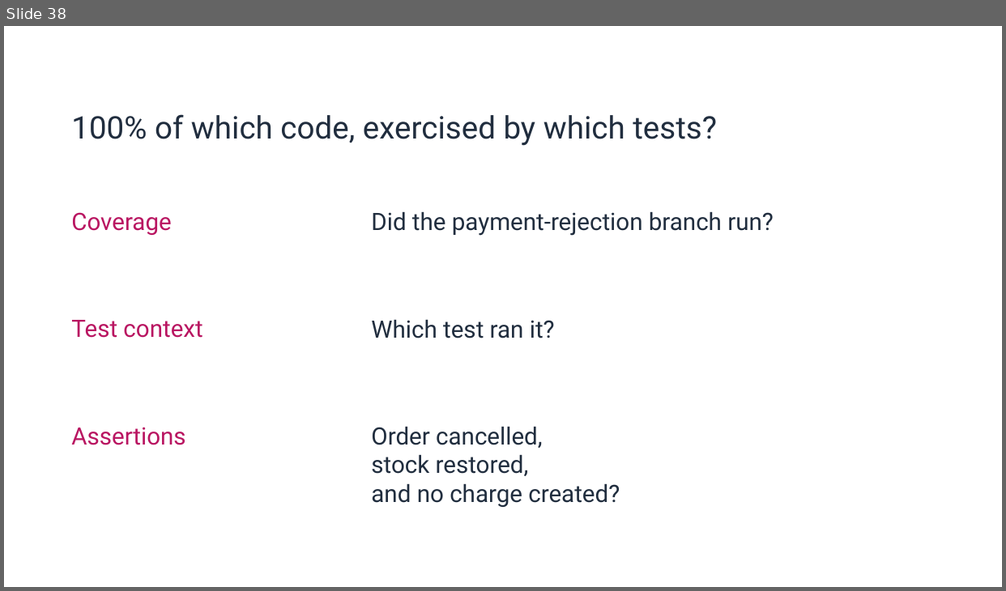
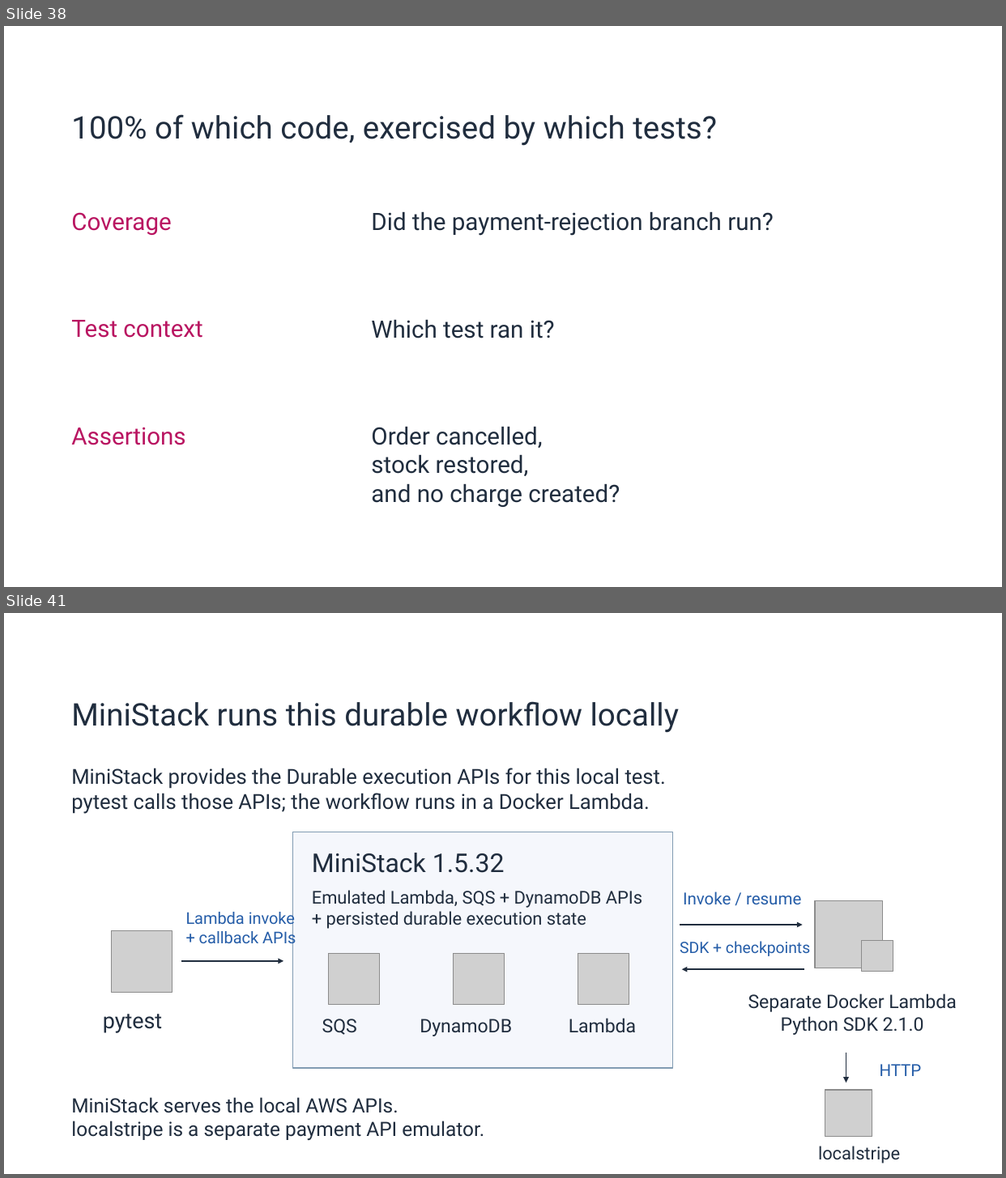
Before and after one commit to alex-au-922/aws-community-day-hk-2026-step-functions-testing, a slide deck: presentation/output/testing-python-workflows-with-floci.pptx. Shown one above the other, each under a label of ours: slide 38 before the commit, slides 38 and 41 after it; the slides between them are not shown. The pictures are 1006x591 and 1006x1178 pixels, drawn with LibreOffice and Linux fonts; fonts in the diff are those of the drawing; grey boxes stand for pictures; background and template pictures are left out. Boxes give left, top, right and bottom in pixels: in the first picture for what was removed or moved away, otherwise in the second. Text is boxed around its words. In the diff, an @@ line names an element or a change of style, - is before the commit and + after.

Commit message:
Expand the Durable Functions bonus for post-talk readers

```diff
--- a/presentation/output/testing-python-workflows-with-floci.pptx
+++ b/presentation/output/testing-python-workflows-with-floci.pptx
@@ slide 41 added at <box>4,613,1002,1174</box>, background picture (left out) @@
@@ text added at <box>71,701,679,733</box>, 22.5 pt, text #202D3E @@
+MiniStack runs this durable workflow locally
@@ text added at <box>71,768,666,814</box>, 15 pt, text #202D3E @@
+MiniStack provides the Durable execution APIs for this local test.
+pytest calls those APIs; the workflow runs in a Docker Lambda.
@@ rectangle added at <box>293,833,672,1068</box>, fill #F5F7FC, outline #819BB2 0.6 pt @@
@@ text added at <box>312,853,505,873</box>, 18.8 pt, text #202D3E @@
+MiniStack 1.5.32
@@ text added at <box>312,890,642,929</box>, 12.8 pt, text #202D3E @@
+Emulated Lambda, SQS + DynamoDB APIs
++ persisted durable execution state
@@ text added at <box>683,892,801,905</box>, 12 pt, text #255DA8 @@
+Invoke / resume
@@ picture added at <box>814,901,882,969</box> @@
@@ text added at <box>186,909,296,948</box>, 11.6 pt, text #255DA8 @@
+Lambda invoke
++ callback APIs
@@ arrow added from (680, 924) to (803, 924), #202D3E 1.13 pt @@
@@ picture added at <box>111,931,172,992</box> @@
@@ text added at <box>680,941,810,956</box>, 11.2 pt, text #255DA8 @@
+SDK + checkpoints
@@ picture added at <box>861,940,892,971</box> @@
@@ arrow added from (181, 961) to (283, 961), #202D3E 1.13 pt @@
@@ picture added at <box>328,954,379,1005</box> @@
@@ picture added at <box>453,954,504,1005</box> @@
@@ picture added at <box>577,954,629,1005</box> @@
@@ arrow added from (804, 969) to (682, 969), #202D3E 1.13 pt @@
@@ text added at <box>748,994,956,1035</box>, 13.5 pt, text #202D3E @@
+Separate Docker Lambda
+Python SDK 2.1.0
@@ text added at <box>103,1014,162,1033</box>, 15.8 pt, text #202D3E @@
+pytest
@@ text added at <box>322,1019,357,1035</box>, 13.5 pt, text #202D3E @@
+SQS
@@ text added at <box>420,1019,512,1037</box>, 13.5 pt, text #202D3E @@
+DynamoDB
@@ text added at <box>569,1018,636,1033</box>, 13.5 pt, text #202D3E @@
+Lambda
@@ arrow added from (846, 1053) to (846, 1083), #202D3E 1.13 pt @@
@@ text added at <box>880,1064,922,1076</box>, 12 pt, text #255DA8 @@
+HTTP
@@ text added at <box>71,1097,484,1140</box>, 14.2 pt, text #202D3E @@
+MiniStack serves the local AWS APIs.
+localstripe is a separate payment API emulator.
@@ picture added at <box>825,1090,872,1137</box> @@
@@ text added at <box>818,1146,900,1164</box>, 12.8 pt, text #202D3E @@
+localstripe
```
Also in this commit, not shown: 7 other slides added, 4 slides removed, 2 other files.
